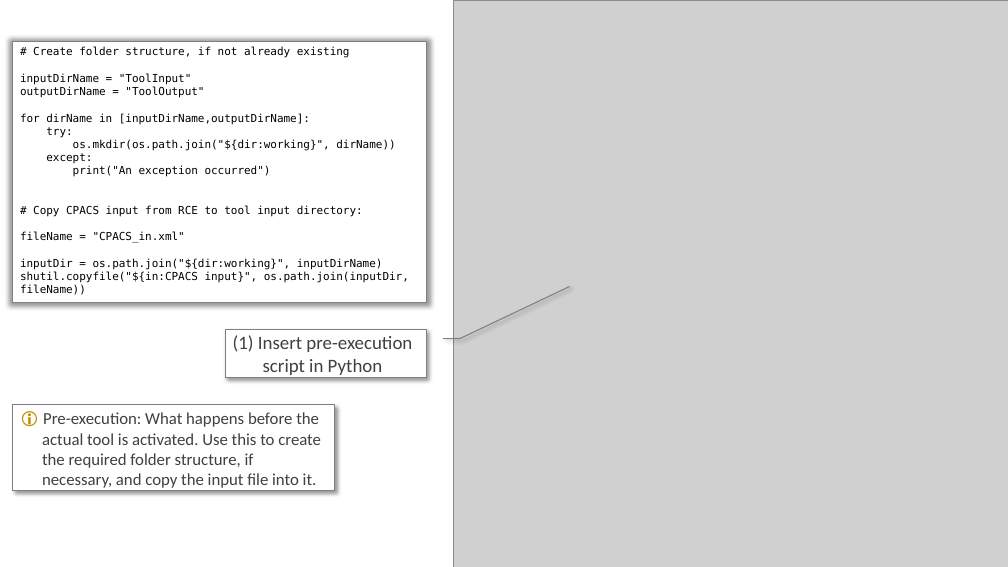
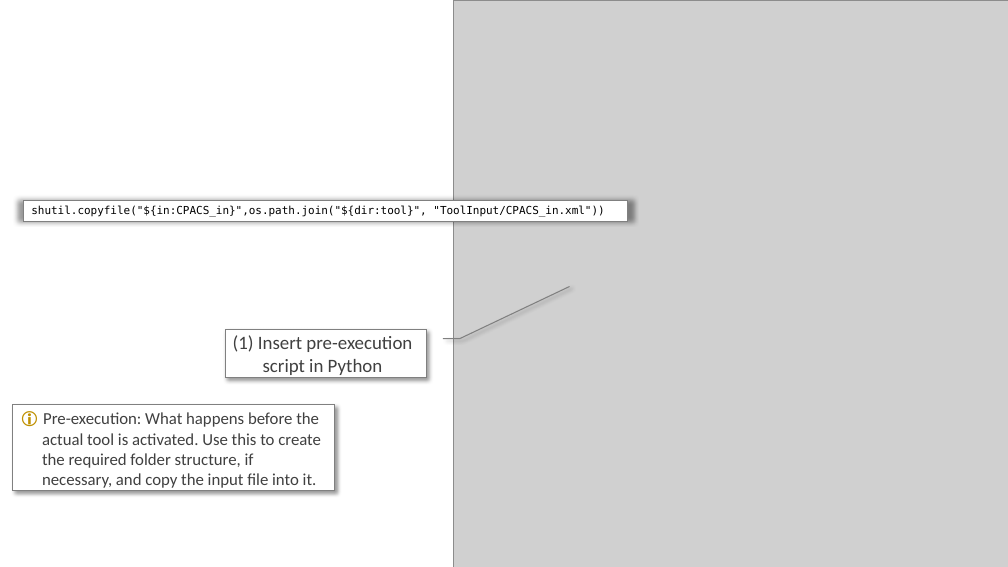
Before and after one commit to DLR-SL/CPACS_Seminar, a slide deck: slide 9 of ToolIntegration/dummyTools/wingModifier/documentation/toolIntegrationSettings.pptx. Drawn at 1008x567 pixels with LibreOffice and Linux fonts; fonts in the diff are those of the drawing; grey boxes stand for pictures. Boxes give left, top, right and bottom in pixels: in the first picture for what was removed or moved away, otherwise in the second. Text is boxed around its words. In the diff, an @@ line names an element or a change of style, - is before the commit and + after.

```diff
--- a/ToolIntegration/dummyTools/wingModifier/documentation/toolIntegrationSettings.pptx
+++ b/ToolIntegration/dummyTools/wingModifier/documentation/toolIntegrationSettings.pptx
@@ rectangle "shutil.copyfile("${in:CPACS_in}",os.path.join("${dir:tool}", ...": place and size @@
-rectangle "shutil.copyfile("${in:CPACS_in}",os.path.join("${dir:tool}", ..." at [13, 42, 426, 303]
+rectangle "shutil.copyfile("${in:CPACS_in}",os.path.join("${dir:tool}", ..." at [24, 200, 628, 222]
@@ text in rectangle at [31, 206, 604, 217]: text changed @@
-# Create folder structure, if not already existing
-inputDirName = "ToolInput"
-outputDirName = "ToolOutput"
-for dirName in [inputDirName,outputDirName]:
-try:
-os.mkdir(os.path.join("${dir:working}", dirName))
-except:
-print("An exception occurred")
-# Copy CPACS input from RCE to tool input directory:
-fileName = "CPACS_in.xml"
-inputDir = os.path.join("${dir:working}", inputDirName)
-shutil.copyfile("${in:CPACS input}", os.path.join(inputDir, fileName))
+shutil.copyfile("${in:CPACS_in}",os.path.join("${dir:tool}", "ToolInput/CPACS_in.xml"))
```
Also in this commit, not shown: 2 other slides changed, 3 other files.
